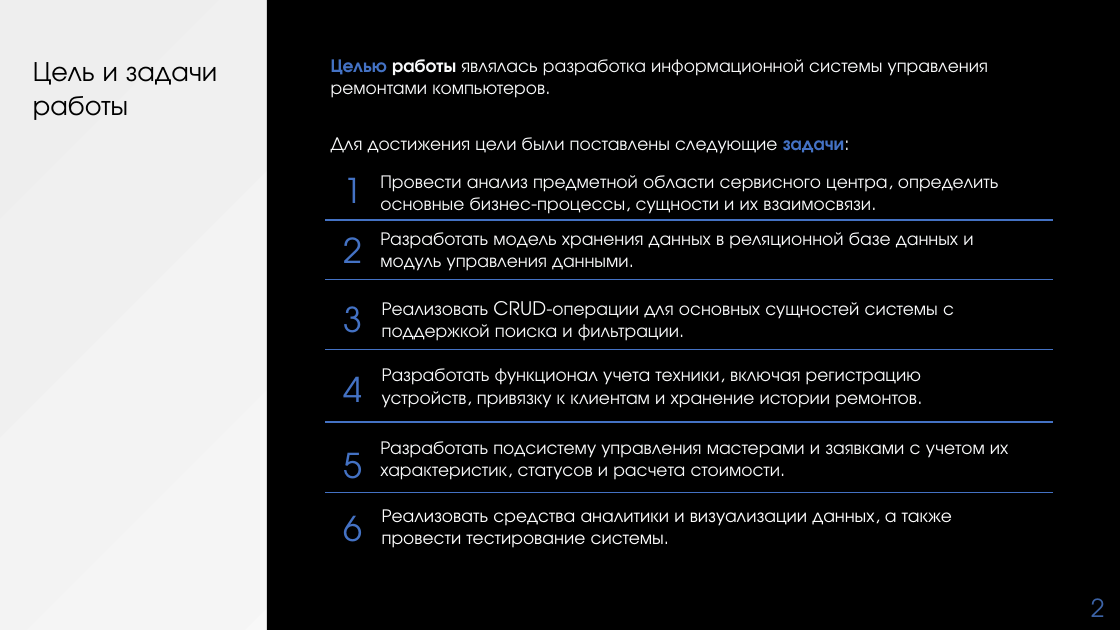
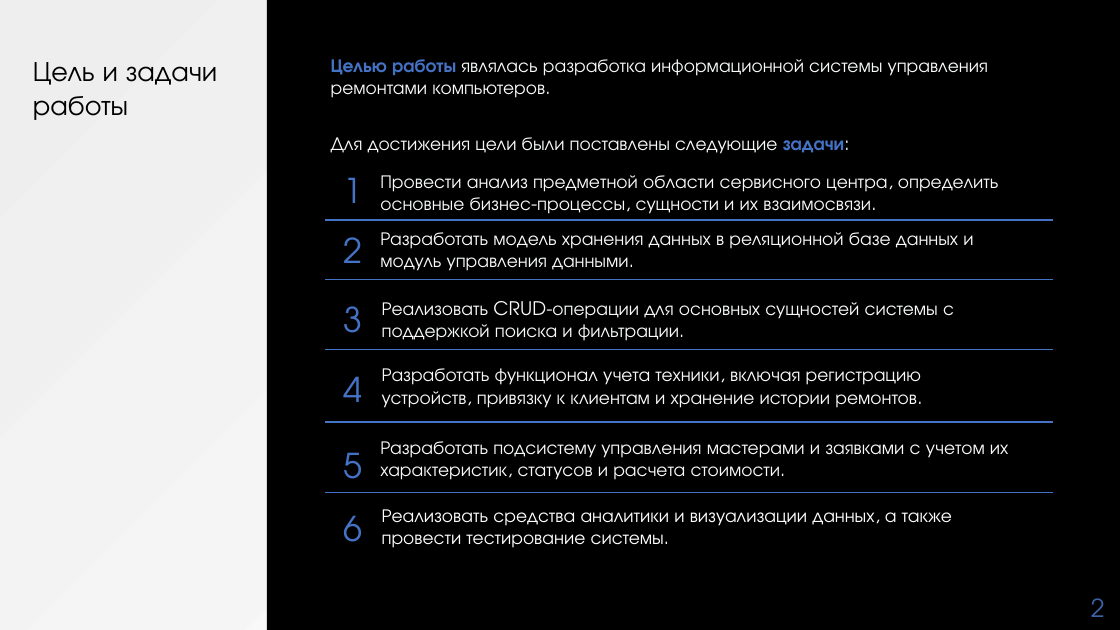
Before and after one commit to tmwsw/graduate, a slide deck: slide 2 of Презентация ДП Марин Виктор.pptx. Drawn at 1120x630 pixels with LibreOffice and Linux fonts; fonts in the diff are those of the drawing; background and template pictures are left out. Boxes give left, top, right and bottom in pixels: in the first picture for what was removed or moved away, otherwise in the second. Text is boxed around its words. In the diff, an @@ line names an element or a change of style, - is before the commit and + after.

```diff
--- a/Презентация ДП Марин Виктор.pptx
+++ b/Презентация ДП Марин Виктор.pptx
@@ text "Целью работы являлась разработка информационной ..." at (331, 59, 988, 98): text colour #F9FAFB to #4472C4 in "работы" @@
```
